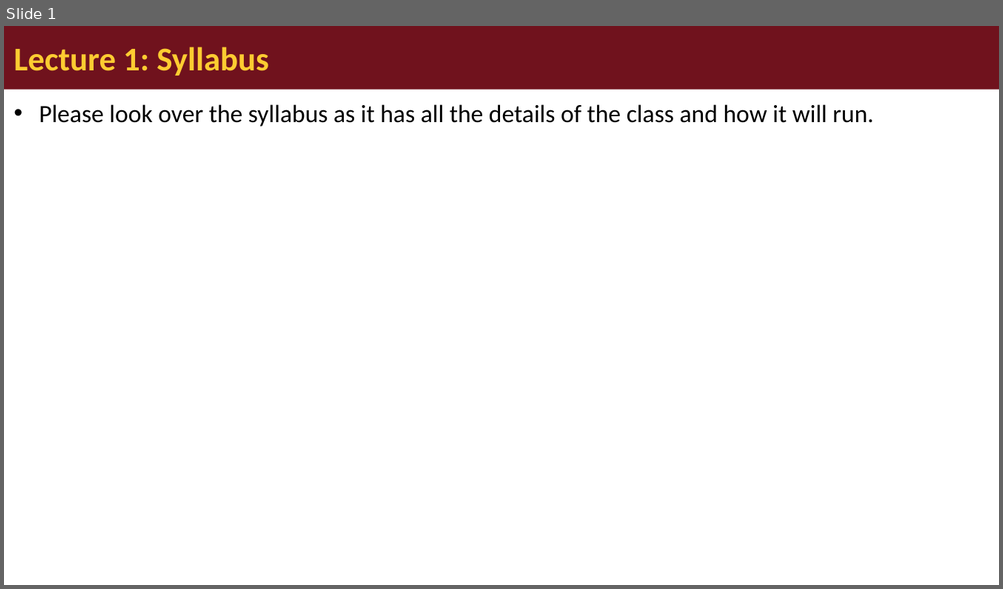
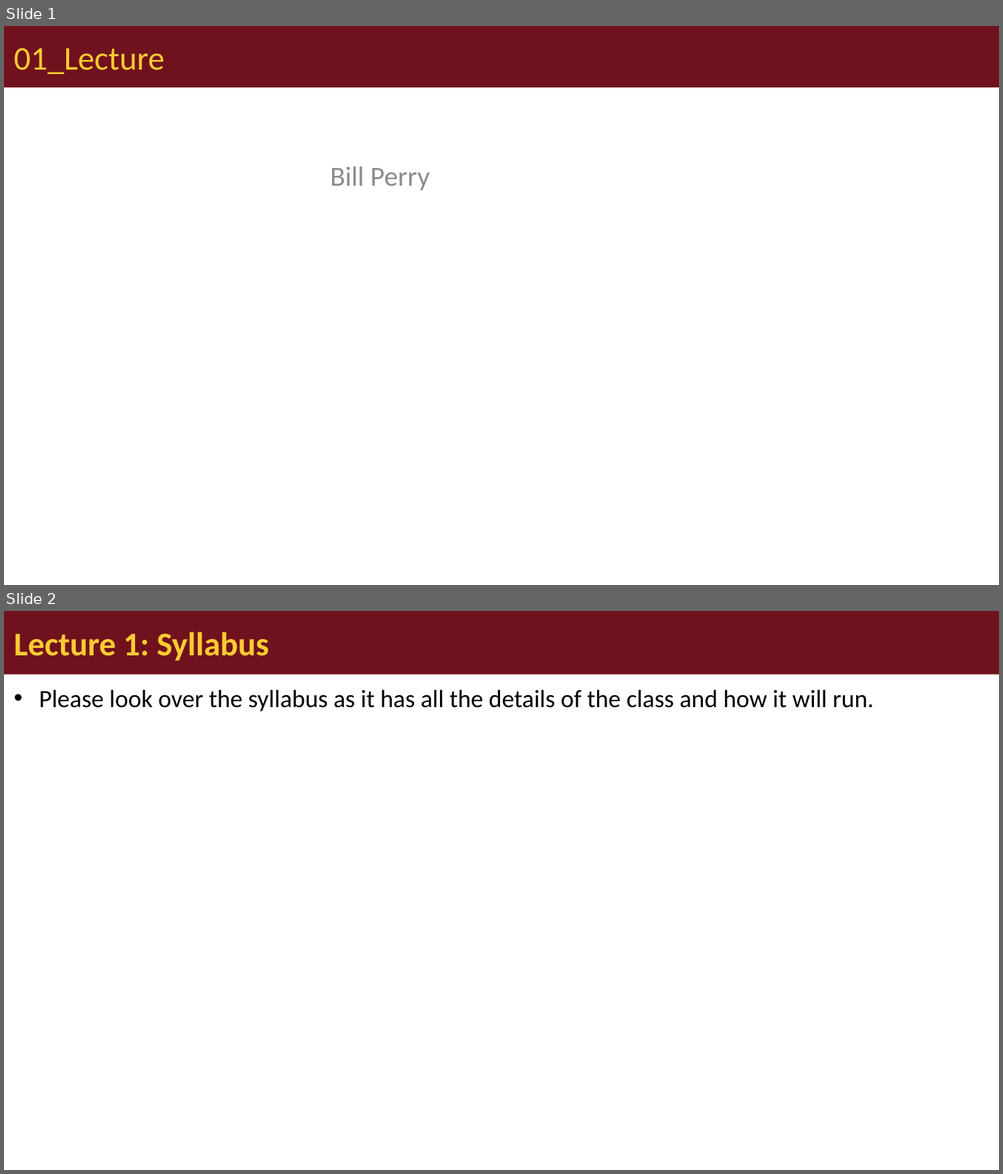
Before and after one commit to wlperry/umd_biostats, a slide deck: docs/lectures/lecture_01/01_1_lecture_powerpoint.pptx. Shown one above the other, each under a label of ours: slide 1 before the commit, slides 1 and 2 after it. The pictures are 1003x589 and 1003x1174 pixels, drawn with LibreOffice and Linux fonts; fonts in the diff are those of the drawing. Boxes give left, top, right and bottom in pixels: in the first picture for what was removed or moved away, otherwise in the second. Text is boxed around its words. In the diff, an @@ line names an element or a change of style, - is before the commit and + after.

```diff
--- a/docs/lectures/lecture_01/01_1_lecture_powerpoint.pptx
+++ b/docs/lectures/lecture_01/01_1_lecture_powerpoint.pptx
@@ slide 1 added at bbox=[4, 26, 999, 585], background #FFFFFF @@
@@ title added at bbox=[4, 26, 999, 87], fill #70121D, 24 pt, text #FDCC31 @@
+01_Lecture
@@ subtitle added at bbox=[330, 167, 430, 190], 20 pt, text #8C8C8C @@
+Bill Perry
@@ what was slide 1 is now slide 2 @@
```
Also in this commit, not shown: 27 other files.
